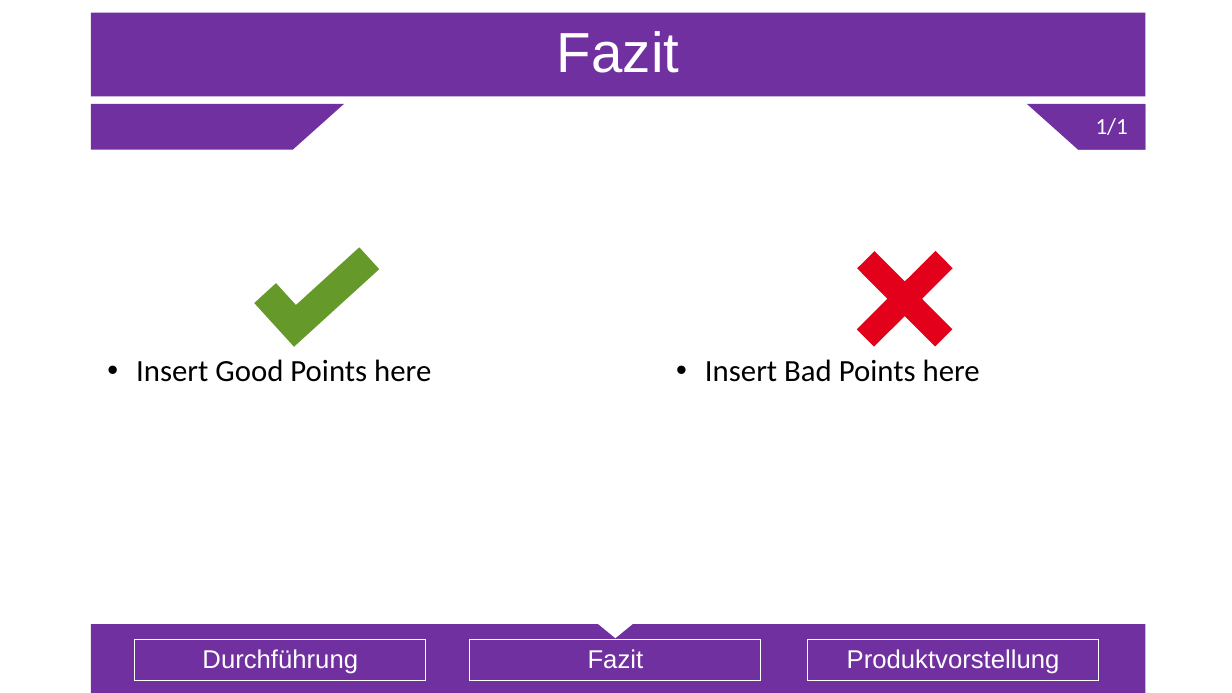
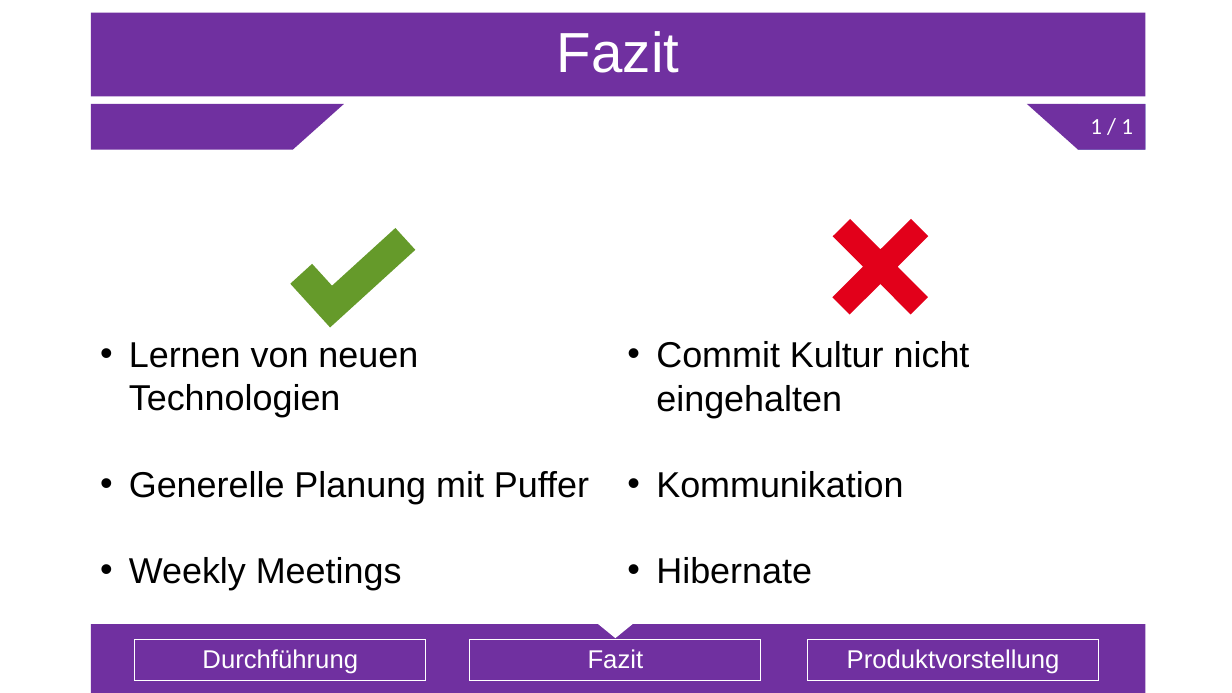
Before and after one commit to Sl0thking/mp_anwen_scrumiverse, a slide deck: slide 20 of Projektpräsentation/Projektpräsentation.pptx. Drawn at 1232x693 pixels with LibreOffice and Linux fonts; fonts in the diff are those of the drawing. Boxes give left, top, right and bottom in pixels: in the first picture for what was removed or moved away, otherwise in the second. Text is boxed around its words. In the diff, an @@ line names an element or a change of style, - is before the commit and + after.

```diff
--- a/Projektpräsentation/Projektpräsentation.pptx
+++ b/Projektpräsentation/Projektpräsentation.pptx
@@ text at (x1=1090, y1=119, x2=1133, y2=134): spaces changed @@
-1/1
+1 / 1
@@ plus sign moved from (x1=798, y1=193, x2=1011, y2=406) to (x1=774, y1=161, x2=987, y2=374) @@
@@ corner moved from (x1=254, y1=226, x2=379, y2=347) to (x1=291, y1=206, x2=416, y2=328) @@
@@ text added at (x1=129, y1=342, x2=589, y2=590), 28 pt, text #000000 @@
+• Lernen von neuen Technologien
+• Generelle Planung mit Puffer
+• Weekly Meetings
@@ text removed at (x1=136, y1=359, x2=431, y2=382) @@
-• Insert Good Points here
@@ text added at (x1=656, y1=341, x2=970, y2=584), 28 pt, text #000000 @@
+• Commit Kultur nicht eingehalten
+• Kommunikation
+• Hibernate
@@ text removed at (x1=705, y1=359, x2=980, y2=382) @@
-• Insert Bad Points here
```
Also in this commit, not shown: 7 other slides changed.
